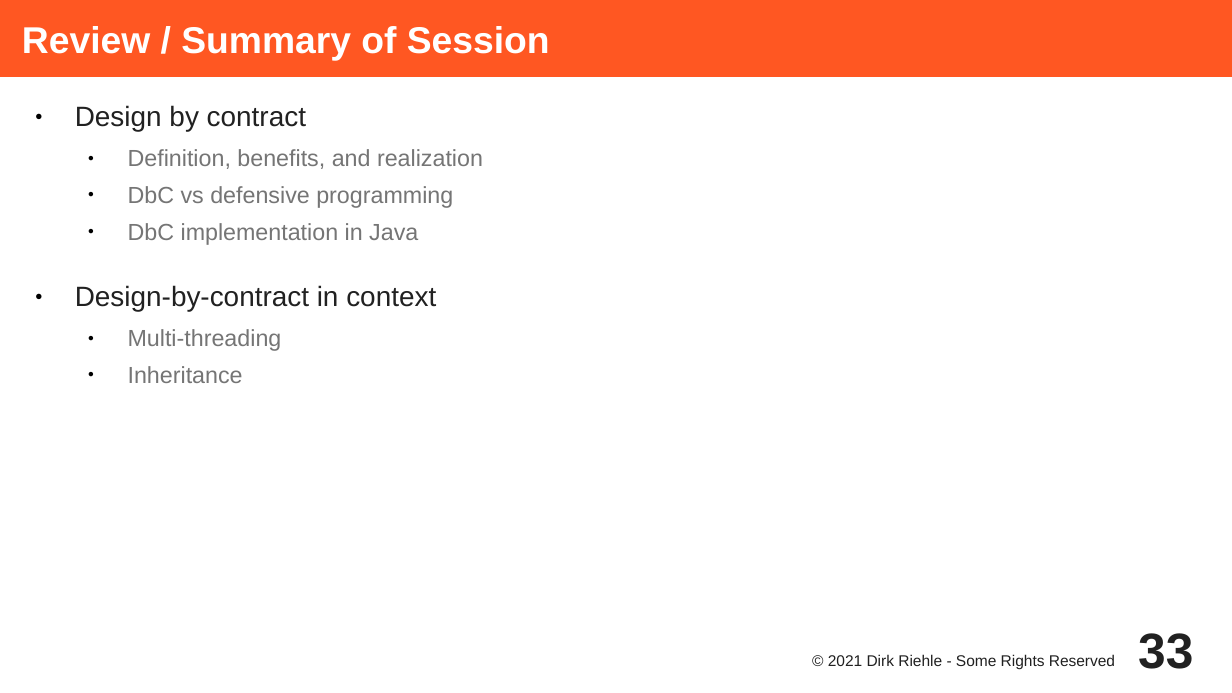
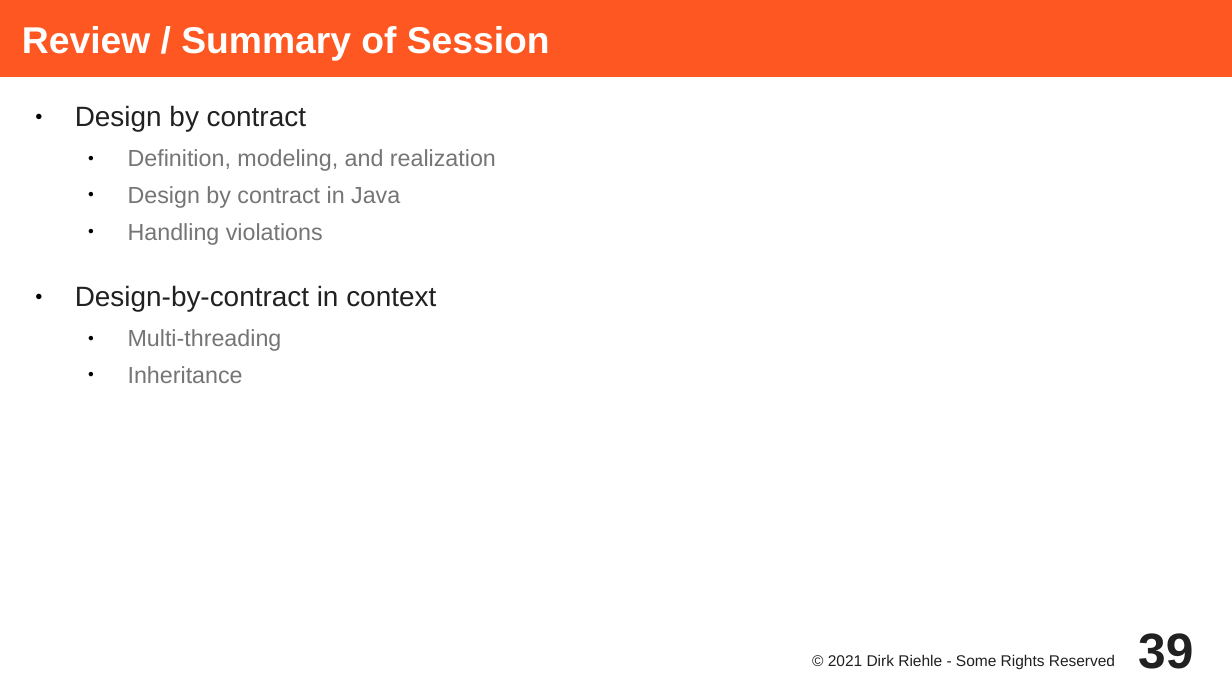
Before and after one commit to dirkriehle/adap-course, a slide deck: slide 39 of Lecture Slides/ADAP C04 - Design by Contract.odp (slide 33 before the commit). Drawn at 1232x693 pixels with LibreOffice and Linux fonts; fonts in the diff are those of the drawing. Boxes give left, top, right and bottom in pixels: in the first picture for what was removed or moved away, otherwise in the second. Text is boxed around its words. In the diff, an @@ line names an element or a change of style, - is before the commit and + after.

```diff
--- a/Lecture Slides/ADAP C04 - Design by Contract.odp
+++ b/Lecture Slides/ADAP C04 - Design by Contract.odp
@@ text at bbox=[128, 149, 496, 245]: text changed @@
-  ● Definition, benefits, and realization
-  ● DbC vs defensive programming
-  ● DbC implementation in Java
+  ● Definition, modeling, and realization
+  ● Design by contract in Java
+  ● Handling violations
@@ page number at bbox=[1138, 633, 1193, 669]: text changed @@
-33
+39
```
Also in this commit, not shown: 2 other slides changed, 6 slides added, 11 other files.
